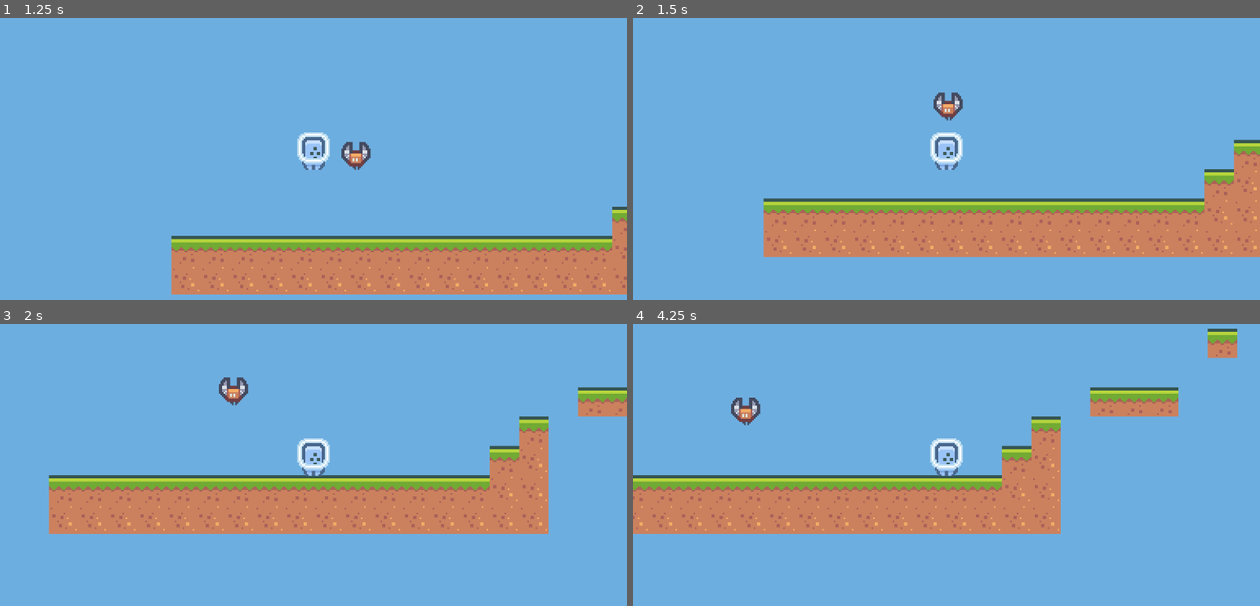
Above: before the commit, frames 1-4 (two rows, left to right).
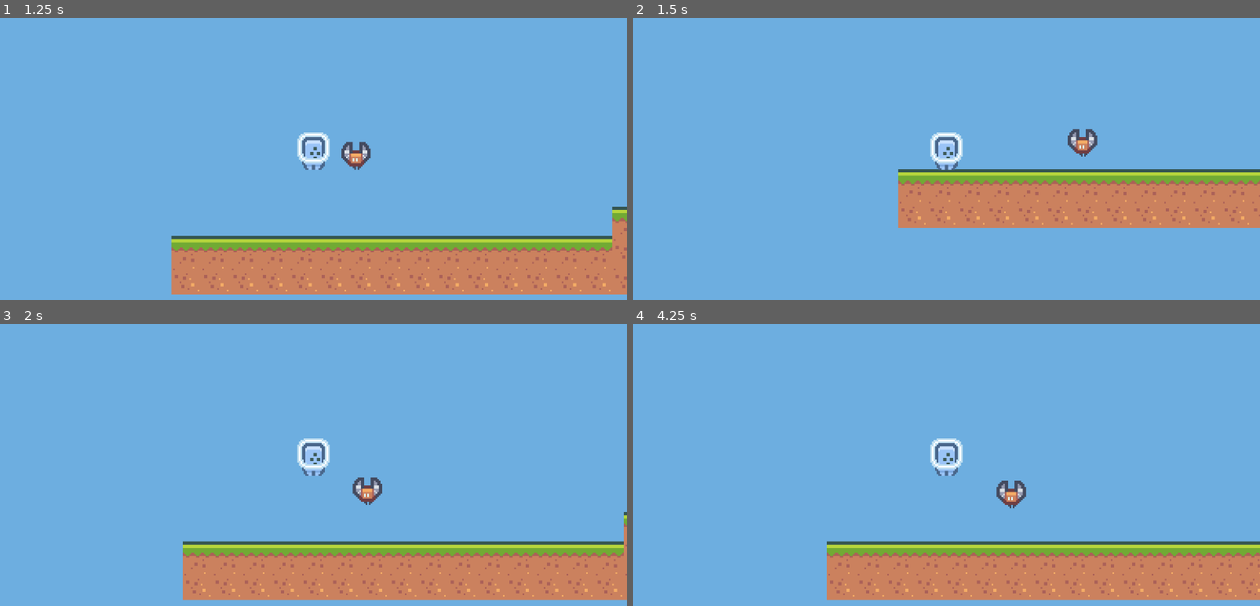
Above: after the commit, the same moments.

Repository: jeffchiudev/Platformer2DProject
Game: Godot game, scene res://Level1.tscn
The game is run twice, just before and just after one commit, with the same random seed, the same clock (stepped at 60 frames per second) and the same inputs.
Inputs:
- Up to frame 1 (1.25 s): hold Right from 0.53 s (still down); tap Space at 0.77 s
- Up to frame 2 (1.5 s): keep holding Right
- Up to frame 3 (2 s): keep holding Right; tap Space at 1.52 s
- Up to frame 4 (4.25 s): release Right at 2.03 s; hold Left 2.03-2.78 s; hold Right from 2.78 s (still down); tap Space at 3.02, 3.77 s

Frame 1 is identical in both runs. In frame 2, 20% of the frame differs, in the area x 20-100%, y 26-85%; in frame 3, 34%, in the area x 7-100%, y 18-99%; in frame 4, 33%.

Commit message:
add on_body_entered function to gameover when enemy is touched

Diff:
--- a/Enemy.gd
+++ b/Enemy.gd
@@ -21,3 +21,8 @@
 			target_pos = start_pos + move_dir
 		else:
 			target_pos = start_pos
+
+
+func _on_body_entered(body: Node2D) -> void:
+	if body.is_in_group("Player"):
+		body.game_over()
--- a/Level1.tscn
+++ b/Level1.tscn
@@ -16,7 +16,7 @@
 tile_map_data = PackedByteArray("AAAEAAEAAAACAAYAAAADAAEAAAACAAYAAAACAAEAAAACAAYAAAABAAEAAAACAAYAAAAAAAEAAAACAAYAAAAIAA …(1040 unchanged characters)…
 tile_set = ExtResource("1_cove1")
 
-[node name="Player" type="CharacterBody2D" parent="."]
+[node name="Player" type="CharacterBody2D" parent="." groups=["Player"]]
 script = ExtResource("2_dwyiq")
 
 [node name="Sprite" type="Sprite2D" parent="Player"]
@@ -41,6 +41,7 @@
 texture = ExtResource("5_lmyl5")
 
 [node name="CollisionShape2D" type="CollisionShape2D" parent="Enemy"]
-visible = false
-position = Vector2(96, -37)
+position = Vector2(95, -12)
 shape = SubResource("CircleShape2D_mlbie")
+
+[connection signal="body_entered" from="Enemy" to="Enemy" method="_on_body_entered"]
